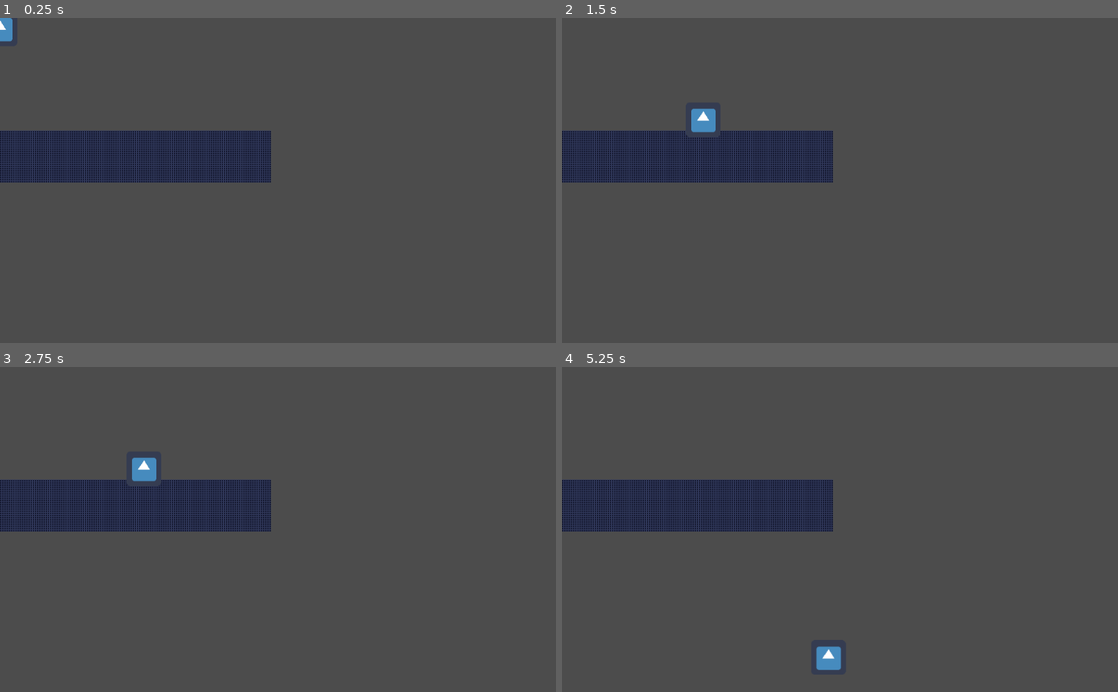
Above: before the commit, frames 1-4 (two rows, left to right).
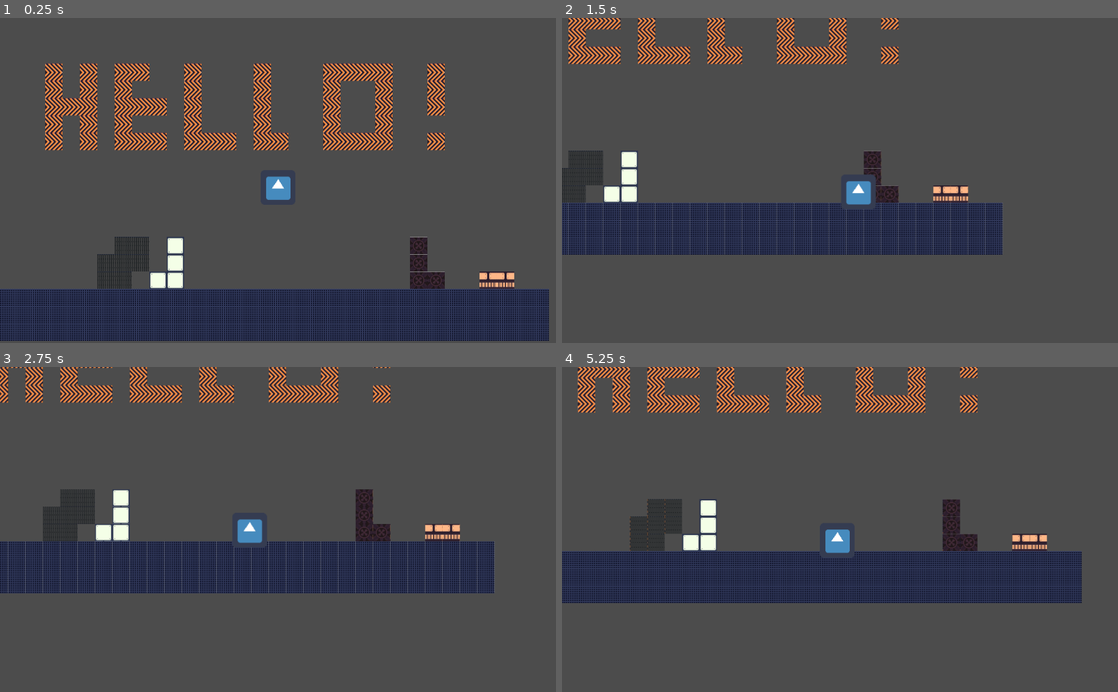
Above: after the commit, the same moments.

Repository: sebastianbugal/Hackathon2020
Game: Godot game, scene res://App.tscn
The game is run twice, just before and just after one commit, with the same random seed, the same clock (stepped at 60 frames per second) and the same inputs. The engine's default icon, where the game draws it, is replaced by a stand-in: a white triangle on a blue panel in a dark square.
Inputs:
- Up to frame 1 (0.25 s): no input
- Up to frame 2 (1.5 s): hold Right (ui_right) from 0.53 s (still down); tap Up (ui_up) at 0.77 s
- Up to frame 3 (2.75 s): tap Up (ui_up) at 1.52 s; release Right (ui_right) at 2.03 s; hold Left (ui_left) from 2.03 s (still down)
- Up to frame 4 (5.25 s): release Left (ui_left) at 2.78 s; hold Right (ui_right) 2.78-4.28 s; tap Up (ui_up) at 3.02, 3.77, 4.52 s; hold Left (ui_left) 4.28-5.03 s; hold Right (ui_right) from 5.03 s (still down)

The runs differ from the first frame. In frame 1, 32% of the frame differs, in the area x 0-99%, y 0-100%; in frame 2, 25%; in frame 3, 26%; in frame 4, 29%.

Commit message:
Added collision to all tiles

Diff:
--- a/App.tscn
+++ b/App.tscn
@@ -1,13 +1,73 @@
-[gd_scene load_steps=7 format=2]
+[gd_scene load_steps=27 format=2]
 
 [ext_resource path="res://AlienTileSet.png" type="Texture" id=1]
 [ext_resource path="res://icon.png" type="Texture" id=2]
 [ext_resource path="res://lord.gd" type="Script" id=3]
 
-[sub_resource type="ConvexPolygonShape2D" id=3]
-points = PoolVector2Array( 32, 32, 0, 32, 0, 0, 32, 0 )
-
-[sub_resource type="TileSet" id=1]
+[sub_resource type="ConvexPolygonShape2D" id=4]
+points = PoolVector2Array( 32, 32, 0, 32, 0, 0, 32, 0 )
+
+[sub_resource type="ConvexPolygonShape2D" id=5]
+points = PoolVector2Array( 32, 32, 0, 32, 0, 0, 32, 0 )
+
+[sub_resource type="ConvexPolygonShape2D" id=6]
+points = PoolVector2Array( 32, 32, 0, 32, 0, 0, 32, 0 )
+
+[sub_resource type="ConvexPolygonShape2D" id=7]
+points = PoolVector2Array( 32, 32, 0, 32, 0, 0, 32, 0 )
+
+[sub_resource type="ConvexPolygonShape2D" id=8]
+points = PoolVector2Array( 32, 32, 0, 32, 0, 0, 32, 0 )
+
+[sub_resource type="ConvexPolygonShape2D" id=9]
+points = PoolVector2Array( 32, 32, 0, 32, 0, 0, 32, 0 )
+
+[sub_resource type="ConvexPolygonShape2D" id=10]
+points = PoolVector2Array( 32, 32, 0, 32, 0, 0, 32, 0 )
+
+[sub_resource type="ConvexPolygonShape2D" id=11]
+points = PoolVector2Array( 32, 32, 0, 32, 0, 0, 32, 0 )
+
+[sub_resource type="ConvexPolygonShape2D" id=12]
+points = PoolVector2Array( 32, 32, 0, 32, 0, 0, 32, 0 )
+
+[sub_resource type="ConvexPolygonShape2D" id=13]
+points = PoolVector2Array( 32, 32, 0, 32, 0, 0, 32, 0 )
+
+[sub_resource type="ConvexPolygonShape2D" id=14]
+points = PoolVector2Array( 32, 32, 0, 32, 0, 0, 32, 0 )
+
+[sub_resource type="ConvexPolygonShape2D" id=15]
+points = PoolVector2Array( 32, 32, 0, 32, 0, 0, 32, 0 )
+
+[sub_resource type="ConvexPolygonShape2D" id=16]
+points = PoolVector2Array( 32, 32, 0, 32, 0, 0, 32, 0 )
+
+[sub_resource type="ConvexPolygonShape2D" id=17]
+points = PoolVector2Array( 32, 32, 0, 32, 0, 0, 32, 0 )
+
+[sub_resource type="ConvexPolygonShape2D" id=18]
+points = PoolVector2Array( 32, 32, 0, 32, 0, 0, 32, 0 )
+
+[sub_resource type="ConvexPolygonShape2D" id=19]
+points = PoolVector2Array( 32, 32, 0, 32, 0, 0, 32, 0 )
+
+[sub_resource type="ConvexPolygonShape2D" id=20]
+points = PoolVector2Array( 32, 32, 0, 32, 0, 0, 32, 0 )
+
+[sub_resource type="ConvexPolygonShape2D" id=21]
+points = PoolVector2Array( 64, 32, 32, 32, 32, 0, 64, 0 )
+
+[sub_resource type="ConvexPolygonShape2D" id=22]
+points = PoolVector2Array( 32, 32, 0, 32, 0, 0, 32, 0 )
+
+[sub_resource type="ConvexPolygonShape2D" id=23]
+points = PoolVector2Array( 32, 32, 0, 32, 0, 0, 32, 0 )
+
+[sub_resource type="ConvexPolygonShape2D" id=24]
+points = PoolVector2Array( 32, 32, 0, 32, 0, 0, 32, 0 )
+
+[sub_resource type="TileSet" id=2]
 0/name = "AlienTileSet.png 0"
 0/texture = ExtResource( 1 )
 0/tex_offset = Vector2( 0, 0 )
@@ -18,9 +78,16 @@
 0/navigation_offset = Vector2( 0, 0 )
 0/shape_offset = Vector2( 0, 0 )
 0/shape_transform = Transform2D( 1, 0, 0, 1, 0, 0 )
+0/shape = SubResource( 4 )
 0/shape_one_way = false
-0/shape_one_way_margin = 0.0
-0/shapes = [  ]
+0/shape_one_way_margin = 1.0
+0/shapes = [ {
+"autotile_coord": Vector2( 0, 0 ),
+"one_way": false,
+"one_way_margin": 1.0,
+"shape": SubResource( 4 ),
+"shape_transform": Transform2D( 1, 0, 0, 1, 0, 0 )
+} ]
 0/z_index = 0
 1/name = "AlienTileSet.png 1"
 1/texture = ExtResource( 1 )
@@ -32,14 +99,14 @@
 1/navigation_offset = Vector2( 0, 0 )
 1/shape_offset = Vector2( 0, 0 )
 1/shape_transform = Transform2D( 1, 0, 0, 1, 0, 0 )
-1/shape = SubResource( 3 )
+1/shape = SubResource( 5 )
 1/shape_one_way = false
 1/shape_one_way_margin = 1.0
 1/shapes = [ {
 "autotile_coord": Vector2( 0, 0 ),
 "one_way": false,
 "one_way_margin": 1.0,
-"shape": SubResource( 3 ),
+"shape": SubResource( 5 ),
 "shape_transform": Transform2D( 1, 0, 0, 1, 0, 0 )
 } ]
 1/z_index = 0
@@ -53,9 +120,16 @@
 2/navigation_offset = Vector2( 0, 0 )
 2/shape_offset = Vector2( 0, 0 )
 2/shape_transform = Transform2D( 1, 0, 0, 1, 0, 0 )
+2/shape = SubResource( 16 )
 2/shape_one_way = false
-2/shape_one_way_margin = 0.0
-2/shapes = [  ]
+2/shape_one_way_margin = 1.0
+2/shapes = [ {
+"autotile_coord": Vector2( 0, 0 ),
+"one_way": false,
+"one_way_margin": 1.0,
+"shape": SubResource( 16 ),
+"shape_transform": Transform2D( 1, 0, 0, 1, 0, 0 )
+} ]
 2/z_index = 0
 3/name = "AlienTileSet.png 3"
 3/texture = ExtResource( 1 )
@@ -67,9 +141,16 @@
 3/navigation_offset = Vector2( 0, 0 )
 3/shape_offset = Vector2( 0, 0 )
 3/shape_transform = Transform2D( 1, 0, 0, 1, 0, 0 )
+3/shape = SubResource( 18 )
 3/shape_one_way = false
-3/shape_one_way_margin = 0.0
-3/shapes = [  ]
+3/shape_one_way_margin = 1.0
+3/shapes = [ {
+"autotile_coord": Vector2( 0, 0 ),
+"one_way": false,
+"one_way_margin": 1.0,
+"shape": SubResource( 18 ),
+"shape_transform": Transform2D( 1, 0, 0, 1, 0, 0 )
+} ]
 3/z_index = 0
 4/name = "AlienTileSet.png 4"
 4/texture = ExtResource( 1 )
@@ -81,9 +162,16 @@
 4/navigation_offset = Vector2( 0, 0 )
 4/shape_offset = Vector2( 0, 0 )
 4/shape_transform = Transform2D( 1, 0, 0, 1, 0, 0 )
+4/shape = SubResource( 19 )
 4/shape_one_way = false
-4/shape_one_way_margin = 0.0
-4/shapes = [  ]
+4/shape_one_way_margin = 1.0
+4/shapes = [ {
+"autotile_coord": Vector2( 0, 0 ),
+"one_way": false,
+"one_way_margin": 1.0,
+"shape": SubResource( 19 ),
+"shape_transform": Transform2D( 1, 0, 0, 1, 0, 0 )
+} ]
 4/z_index = 0
 5/name = "AlienTileSet.png 5"
 5/texture = ExtResource( 1 )
@@ -95,9 +183,16 @@
 5/navigation_offset = Vector2( 0, 0 )
 5/shape_offset = Vector2( 0, 0 )
 5/shape_transform = Transform2D( 1, 0, 0, 1, 0, 0 )
+5/shape = SubResource( 20 )
 5/shape_one_way = false
-5/shape_one_way_margin = 0.0
-5/shapes = [  ]
+5/shape_one_way_margin = 1.0
+5/shapes = [ {
+"autotile_coord": Vector2( 0, 0 ),
+"one_way": false,
+"one_way_margin": 1.0,
+"shape": SubResource( 20 ),
+"shape_transform": Transform2D( 1, 0, 0, 1, 0, 0 )
+} ]
 5/z_index = 0
 6/name = "AlienTileSet.png 6"
 6/texture = ExtResource( 1 )
@@ -109,9 +204,16 @@
 6/navigation_offset = Vector2( 0, 0 )
 6/shape_offset = Vector2( 0, 0 )
 6/shape_transform = Transform2D( 1, 0, 0, 1, 0, 0 )
+6/shape = SubResource( 21 )
 6/shape_one_way = false
-6/shape_one_way_margin = 0.0
-6/shapes = [  ]
+6/shape_one_way_margin = 1.0
+6/shapes = [ {
+"autotile_coord": Vector2( 0, 0 ),
+"one_way": false,
+"one_way_margin": 1.0,
+"shape": SubResource( 21 ),
+"shape_transform": Transform2D( 1, 0, 0, 1, 0, 0 )
+} ]
 6/z_index = 0
 7/name = "AlienTileSet.png 7"
 7/texture = ExtResource( 1 )
@@ -123,9 +225,16 @@
 7/navigation_offset = Vector2( 0, 0 )
 7/shape_offset = Vector2( 0, 0 )
 7/shape_transform = Transform2D( 1, 0, 0, 1, 0, 0 )
+7/shape = SubResource( 22 )
 7/shape_one_way = false
-7/shape_one_way_margin = 0.0
-7/shapes = [  ]
+7/shape_one_way_margin = 1.0
+7/shapes = [ {
+"autotile_coord": Vector2( 0, 0 ),
+"one_way": false,
+"one_way_margin": 1.0,
+"shape": SubResource( 22 ),
+"shape_transform": Transform2D( 1, 0, 0, 1, 0, 0 )
+} ]
 7/z_index = 0
 8/name = "AlienTileSet.png 8"
 8/texture = ExtResource( 1 )
@@ -137,9 +246,16 @@
 8/navigation_offset = Vector2( 0, 0 )
 8/shape_offset = Vector2( 0, 0 )
 8/shape_transform = Transform2D( 1, 0, 0, 1, 0, 0 )
+8/shape = SubResource( 23 )
 8/shape_one_way = false
-8/shape_one_way_margin = 0.0
-8/shapes = [  ]
+8/shape_one_way_margin = 1.0
+8/shapes = [ {
+"autotile_coord": Vector2( 0, 0 ),
+"one_way": false,
+"one_way_margin": 1.0,
+"shape": SubResource( 23 ),
+"shape_transform": Transform2D( 1, 0, 0, 1, 0, 0 )
+} ]
 8/z_index = 0
 9/name = "AlienTileSet.png 9"
 9/texture = ExtResource( 1 )
@@ -151,9 +267,16 @@
 9/navigation_offset = Vector2( 0, 0 )
 9/shape_offset = Vector2( 0, 0 )
 9/shape_transform = Transform2D( 1, 0, 0, 1, 0, 0 )
+9/shape = SubResource( 24 )
 9/shape_one_way = false
-9/shape_one_way_margin = 0.0
-9/shapes = [  ]
+9/shape_one_way_margin = 1.0
+9/shapes = [ {
+"autotile_coord": Vector2( 0, 0 ),
+"one_way": false,
+"one_way_margin": 1.0,
+"shape": SubResource( 24 ),
+"shape_transform": Transform2D( 1, 0, 0, 1, 0, 0 )
+} ]
 9/z_index = 0
 10/name = "AlienTileSet.png 10"
 10/texture = ExtResource( 1 )
@@ -165,9 +288,16 @@
 10/navigation_offset = Vector2( 0, 0 )
 10/shape_offset = Vector2( 0, 0 )
 10/shape_transform = Transform2D( 1, 0, 0, 1, 0, 0 )
+10/shape = SubResource( 6 )
 10/shape_one_way = false
-10/shape_one_way_margin = 0.0
-10/shapes = [  ]
+10/shape_one_way_margin = 1.0
+10/shapes = [ {
+"autotile_coord": Vector2( 0, 0 ),
+"one_way": false,
+"one_way_margin": 1.0,
+"shape": SubResource( 6 ),
+"shape_transform": Transform2D( 1, 0, 0, 1, 0, 0 )
+} ]
 10/z_index = 0
 11/name = "AlienTileSet.png 11"
 11/texture = ExtResource( 1 )
@@ -179,9 +309,16 @@
 11/navigation_offset = Vector2( 0, 0 )
 11/shape_offset = Vector2( 0, 0 )
 11/shape_transform = Transform2D( 1, 0, 0, 1, 0, 0 )
+11/shape = SubResource( 7 )
 11/shape_one_way = false
-11/shape_one_way_margin = 0.0
-11/shapes = [  ]
+11/shape_one_way_margin = 1.0
+11/shapes = [ {
+"autotile_coord": Vector2( 0, 0 ),
+"one_way": false,
+"one_way_margin": 1.0,
+"shape": SubResource( 7 ),
+"shape_transform": Transform2D( 1, 0, 0, 1, 0, 0 )
+} ]
 11/z_index = 0
 12/name = "AlienTileSet.png 12"
 12/texture = ExtResource( 1 )
@@ -193,9 +330,16 @@
 12/navigation_offset = Vector2( 0, 0 )
 12/shape_offset = Vector2( 0, 0 )
 12/shape_transform = Transform2D( 1, 0, 0, 1, 0, 0 )
+12/shape = SubResource( 8 )
 12/shape_one_way = false
-12/shape_one_way_margin = 0.0
-12/shapes = [  ]
+12/shape_one_way_margin = 1.0
+12/shapes = [ {
+"autotile_coord": Vector2( 0, 0 ),
+"one_way": false,
+"one_way_margin": 1.0,
+"shape": SubResource( 8 ),
+"shape_transform": Transform2D( 1, 0, 0, 1, 0, 0 )
+} ]
 12/z_index = 0
 13/name = "AlienTileSet.png 13"
 13/texture = ExtResource( 1 )
@@ -207,9 +351,16 @@
 13/navigation_offset = Vector2( 0, 0 )
 13/shape_offset = Vector2( 0, 0 )
 13/shape_transform = Transform2D( 1, 0, 0, 1, 0, 0 )
+13/shape = SubResource( 9 )
 13/shape_one_way = false
-13/shape_one_way_margin = 0.0
-13/shapes = [  ]
+13/shape_one_way_margin = 1.0
+13/shapes = [ {
+"autotile_coord": Vector2( 0, 0 ),
+"one_way": false,
+"one_way_margin": 1.0,
+"shape": SubResource( 9 ),
+"shape_transform": Transform2D( 1, 0, 0, 1, 0, 0 )
+} ]
 13/z_index = 0
 14/name = "AlienTileSet.png 14"
 14/texture = ExtResource( 1 )
@@ -221,9 +372,16 @@
 14/navigation_offset = Vector2( 0, 0 )
 14/shape_offset = Vector2( 0, 0 )
 14/shape_transform = Transform2D( 1, 0, 0, 1, 0, 0 )
+14/shape = SubResource( 10 )
 14/shape_one_way = false
-14/shape_one_way_margin = 0.0
-14/shapes = [  ]
+14/shape_one_way_margin = 1.0
+14/shapes = [ {
+"autotile_coord": Vector2( 0, 0 ),
+"one_way": false,
+"one_way_margin": 1.0,
+"shape": SubResource( 10 ),
+"shape_transform": Transform2D( 1, 0, 0, 1, 0, 0 )
+} ]
 14/z_index = 0
 15/name = "AlienTileSet.png 15"
 15/texture = ExtResource( 1 )
@@ -235,9 +393,16 @@
 15/navigation_offset = Vector2( 0, 0 )
 15/shape_offset = Vector2( 0, 0 )
 15/shape_transform = Transform2D( 1, 0, 0, 1, 0, 0 )
+15/shape = SubResource( 11 )
 15/shape_one_way = false
-15/shape_one_way_margin = 0.0
-15/shapes = [  ]
+15/shape_one_way_margin = 1.0
+15/shapes = [ {
+"autotile_coord": Vector2( 0, 0 ),
+"one_way": false,
+"one_way_margin": 1.0,
+"shape": SubResource( 11 ),
+"shape_transform": Transform2D( 1, 0, 0, 1, 0, 0 )
+} ]
 15/z_index = 0
 16/name = "AlienTileSet.png 16"
 16/texture = ExtResource( 1 )
@@ -249,9 +414,16 @@
 16/navigation_offset = Vector2( 0, 0 )
 16/shape_offset = Vector2( 0, 0 )
 16/shape_transform = Transform2D( 1, 0, 0, 1, 0, 0 )
+16/shape = SubResource( 12 )
 16/shape_one_way = false
-16/shape_one_way_margin = 0.0
-16/shapes = [  ]
+16/shape_one_way_margin = 1.0
+16/shapes = [ {
+"autotile_coord": Vector2( 0, 0 ),
+"one_way": false,
+"one_way_margin": 1.0,
+"shape": SubResource( 12 ),
+"shape_transform": Transform2D( 1, 0, 0, 1, 0, 0 )
+} ]
 16/z_index = 0
 17/name = "AlienTileSet.png 17"
 17/texture = ExtResource( 1 )
@@ -263,9 +435,16 @@
 17/navigation_offset = Vector2( 0, 0 )
 17/shape_offset = Vector2( 0, 0 )
 17/shape_transform = Transform2D( 1, 0, 0, 1, 0, 0 )
+17/shape = SubResource( 13 )
 17/shape_one_way = false
-17/shape_one_way_margin = 0.0
-17/shapes = [  ]
+17/shape_one_way_margin = 1.0
+17/shapes = [ {
+"autotile_coord": Vector2( 0, 0 ),
+"one_way": false,
+"one_way_margin": 1.0,
+"shape": SubResource( 13 ),
+"shape_transform": Transform2D( 1, 0, 0, 1, 0, 0 )
+} ]
 17/z_index = 0
 18/name = "AlienTileSet.png 18"
 18/texture = ExtResource( 1 )
@@ -277,9 +456,16 @@
 18/navigation_offset = Vector2( 0, 0 )
 18/shape_offset = Vector2( 0, 0 )
 18/shape_transform = Transform2D( 1, 0, 0, 1, 0, 0 )
+18/shape = SubResource( 14 )
 18/shape_one_way = false
-18/shape_one_way_margin = 0.0
-18/shapes = [  ]
+18/shape_one_way_margin = 1.0
+18/shapes = [ {
+"autotile_coord": Vector2( 0, 0 ),
+"one_way": false,
+"one_way_margin": 1.0,
+"shape": SubResource( 14 ),
+"shape_transform": Transform2D( 1, 0, 0, 1, 0, 0 )
+} ]
 18/z_index = 0
 19/name = "AlienTileSet.png 19"
 19/texture = ExtResource( 1 )
@@ -291,9 +477,16 @@
 19/navigation_offset = Vector2( 0, 0 )
 19/shape_offset = Vector2( 0, 0 )
 19/shape_transform = Transform2D( 1, 0, 0, 1, 0, 0 )
+19/shape = SubResource( 15 )
 19/shape_one_way = false
-19/shape_one_way_margin = 0.0
-19/shapes = [  ]
+19/shape_one_way_margin = 1.0
+19/shapes = [ {
+"autotile_coord": Vector2( 0, 0 ),
+"one_way": false,
+"one_way_margin": 1.0,
+"shape": SubResource( 15 ),
+"shape_transform": Transform2D( 1, 0, 0, 1, 0, 0 )
+} ]
 19/z_index = 0
 20/name = "AlienTileSet.png 20"
 20/texture = ExtResource( 1 )
@@ -305,27 +498,38 @@
 20/navigation_offset = Vector2( 0, 0 )
 20/shape_offset = Vector2( 0, 0 )
 20/shape_transform = Transform2D( 1, 0, 0, 1, 0, 0 )
+20/shape = SubResource( 17 )
 20/shape_one_way = false
-20/shape_one_way_margin = 0.0
-20/shapes = [  ]
+20/shape_one_way_margin = 1.0
+20/shapes = [ {
+"autotile_coord": Vector2( 0, 0 ),
+"one_way": false,
+"one_way_margin": 1.0,
+"shape": SubResource( 17 ),
+"shape_transform": Transform2D( 1, 0, 0, 1, 0, 0 )
+} ]
 20/z_index = 0
 
-[sub_resource type="CapsuleShape2D" id=2]
+[sub_resource type="CapsuleShape2D" id=3]
 
 [node name="App" type="Node2D"]
 
 [node name="TileMap" type="TileMap" parent="."]
 position = Vector2( -525.02, -304.326 )
-tile_set = SubResource( 1 )
+tile_set = SubResource( 2 )
 cell_size = Vector2( 32, 32 )
 format = 1
-tile_data = PoolIntArray( 196611, 12, 0, 196613, 12, 0, 1966 …(706 unchanged characters)… 3, 12, 0, 458774, 12, 0, 458777, 12, 0, 1048576, 1, 0, 1048577, 1, 0, 1048578, 1 …(1400 unchanged characters)…
+tile_data = PoolIntArray( 196611, 12, 0, 196613, 12, 0, 1966 …(706 unchanged characters)… 3, 12, 0, 458774, 12, 0, 458777, 12, 0, 851975, 13, 0, 851976, 13, 0, 851978, 0, 0, 851992, 10, 0, 917510, 13, 0, 917511, 13, 0, 917512, 13, 0, 917514, 0, 0, 917528, 10, 0, 983046, 13, 0, 983047, 13, 0, 983049, 0, 0, 983050, 0, 0, 983064, 10, 0, 983065, 10, 0, 983068, 11, 0, 983069, 11, 0, 1048576, 1, 0, 1048577, 1, 0, 1048578, 1 …(1400 unchanged characters)…
 
 [node name="lord" type="KinematicBody2D" parent="."]
 script = ExtResource( 3 )
 
 [node name="CollisionShape2D" type="CollisionShape2D" parent="lord"]
-shape = SubResource( 2 )
+shape = SubResource( 3 )
 
 [node name="Sprite" type="Sprite" parent="lord"]
 texture = ExtResource( 2 )
+
+[node name="Camera2D" type="Camera2D" parent="lord"]
+current = true
+smoothing_enabled = true
